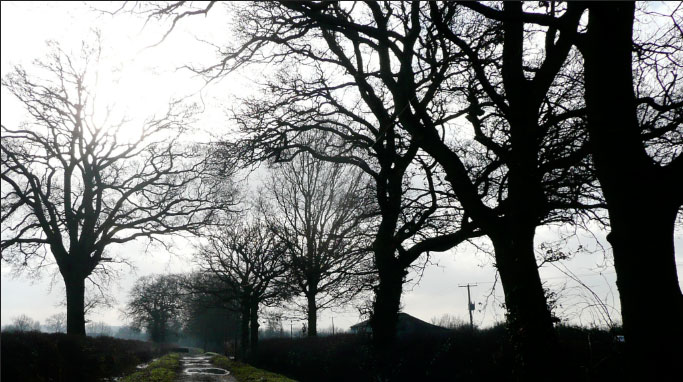
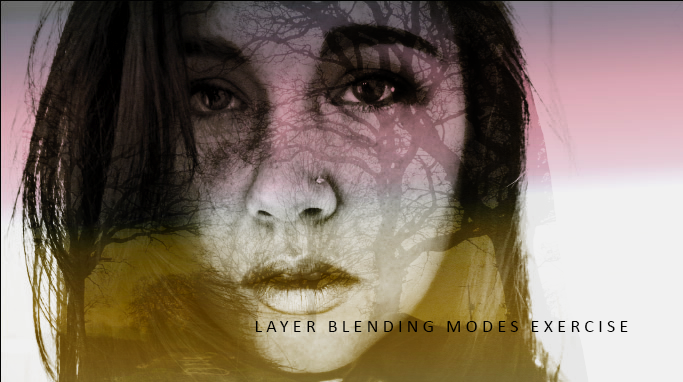
Layer changes from the first 683 x 382 image to the second:
added layer "Layer Blending Modes Exercise" above "Trees" over [left=255, top=321, right=628, bottom=332]
"Trees": opacity 100% → 43%, blend normal → soft light, painted on it over [left=0, top=0, right=683, bottom=382]
added group "Group 1" with 4 layers above "Layer 0" over [left=0, top=0, right=683, bottom=382]
"TextureRainbow": opacity 100% → 67%, blend normal → hard light, moved it into group "Group 1" over [left=0, top=0, right=683, bottom=382]
"Texture": blend normal → overlay, moved it into group "Group 1", painted on it over [left=0, top=0, right=683, bottom=382]
"Layer 0": blend normal → hard light over [left=0, top=0, right=683, bottom=382]
